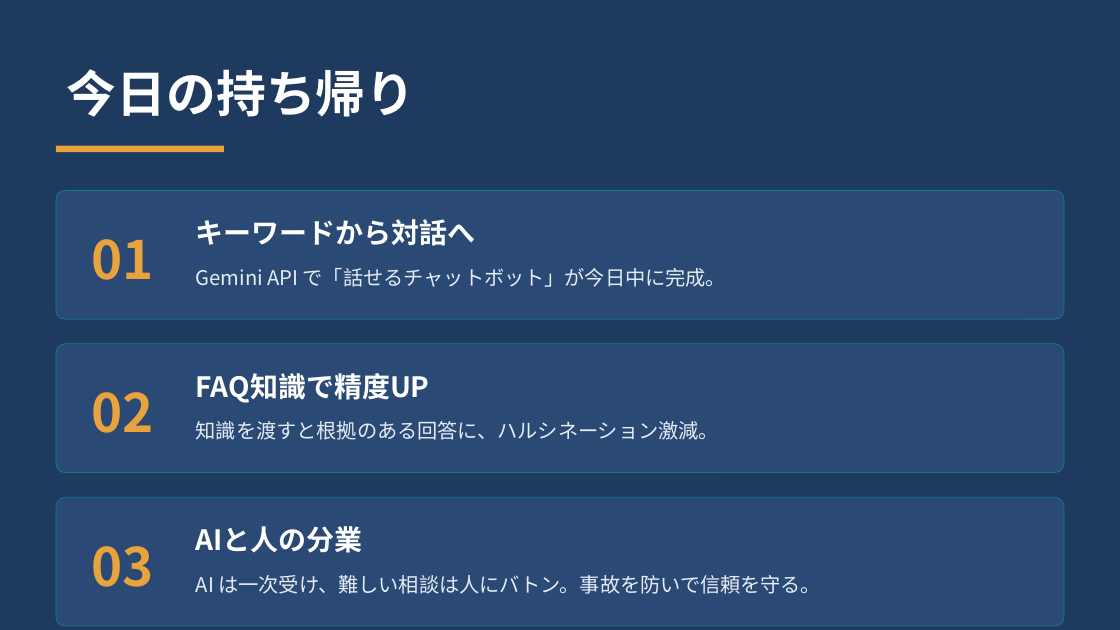
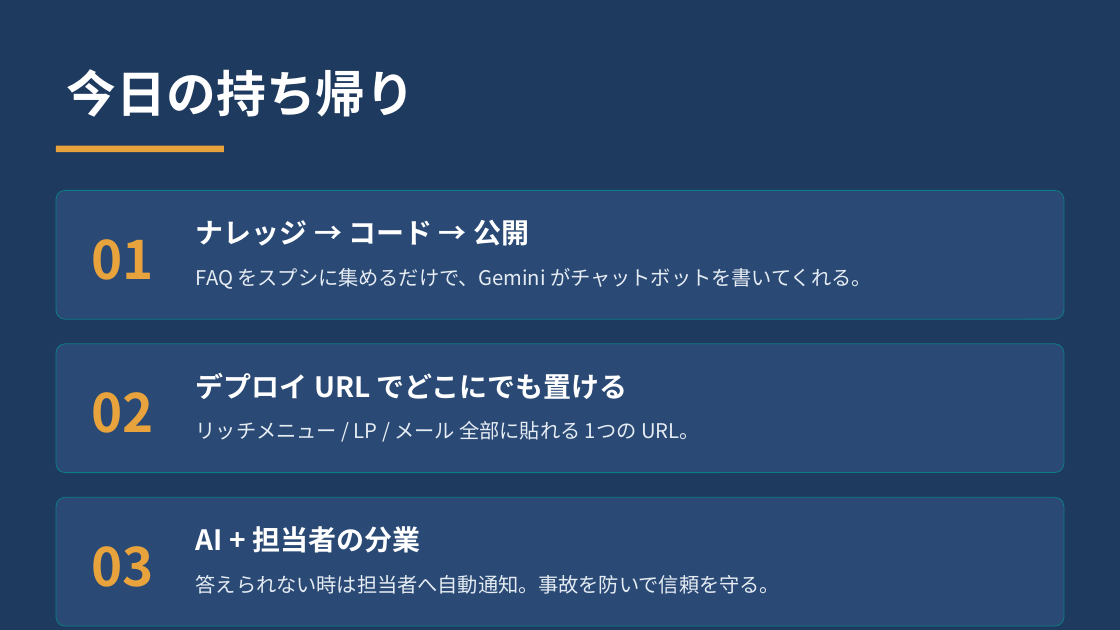
Before and after one commit to kana-story-321/github.io, a slide deck: slide 8 of lecture_pptx/out/s11/ワーク02.pptx. Drawn at 1120x630 pixels with LibreOffice and Linux fonts; fonts in the diff are those of the drawing. Boxes give left, top, right and bottom in pixels: in the first picture for what was removed or moved away, otherwise in the second. Text is boxed around its words. In the diff, an @@ line names an element or a change of style, - is before the commit and + after.

```diff
--- a/lecture_pptx/out/s11/ワーク02.pptx
+++ b/lecture_pptx/out/s11/ワーク02.pptx
@@ text at (196,220,529,246): text changed @@
-キーワードから対話へ
+ナレッジ → コード → 公開
@@ text at (196,268,871,289): text changed @@
-Gemini API で「話せるチャットボット」が今日中に完成。
+FAQ をスプシに集めるだけで、Gemini がチャットボットを書いてくれる。
@@ text at (196,373,628,399): text changed @@
-FAQ知識で精度UP
+デプロイ URL でどこにでも置ける
@@ text at (196,421,700,440): text changed @@
-知識を渡すと根拠のある回答に、ハルシネーション激減。
+リッチメニュー / LP / メール 全部に貼れる 1つの URL。
@@ text at (196,526,420,553): text changed @@
-AIと人の分業
+AI + 担当者の分業
@@ text at (196,575,780,594): text changed @@
-AI は一次受け、難しい相談は人にバトン。事故を防いで信頼を守る。
+答えられない時は担当者へ自動通知。事故を防いで信頼を守る。
```
Also in this commit, not shown: 7 other slides changed, 5 other files.
